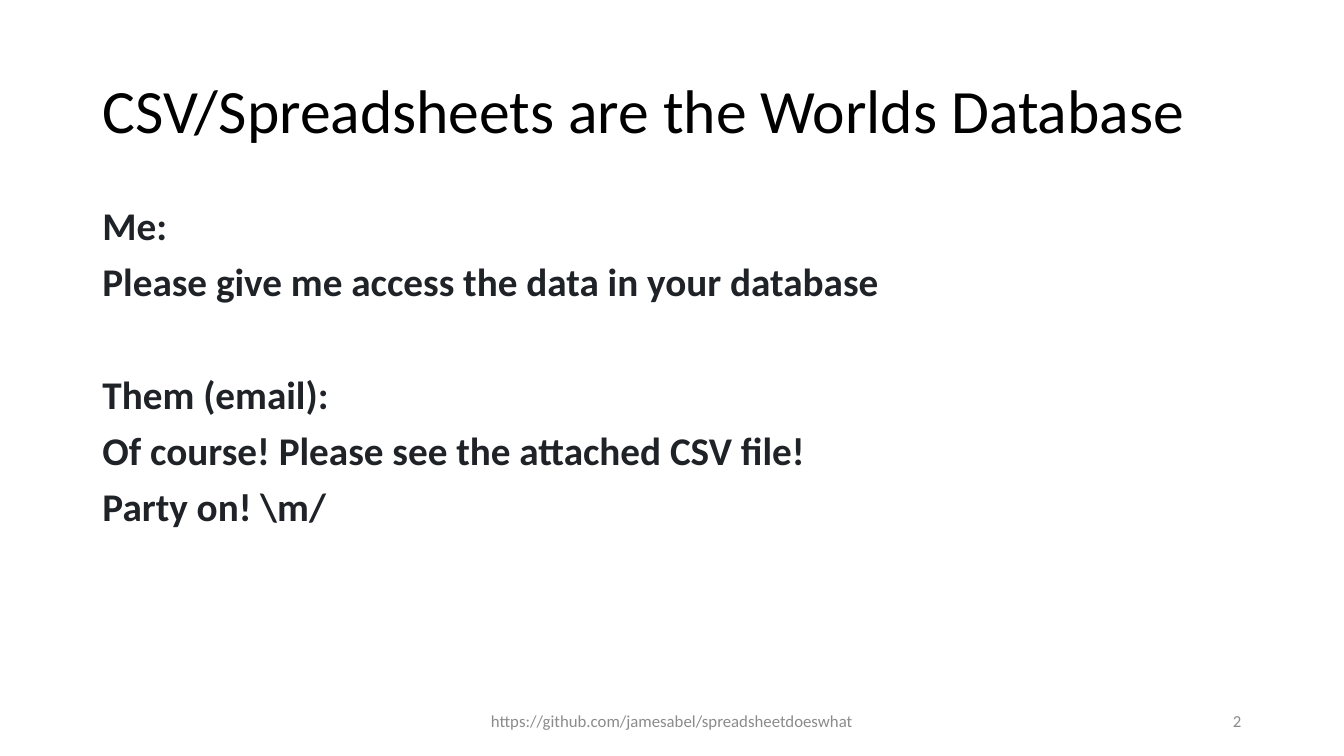
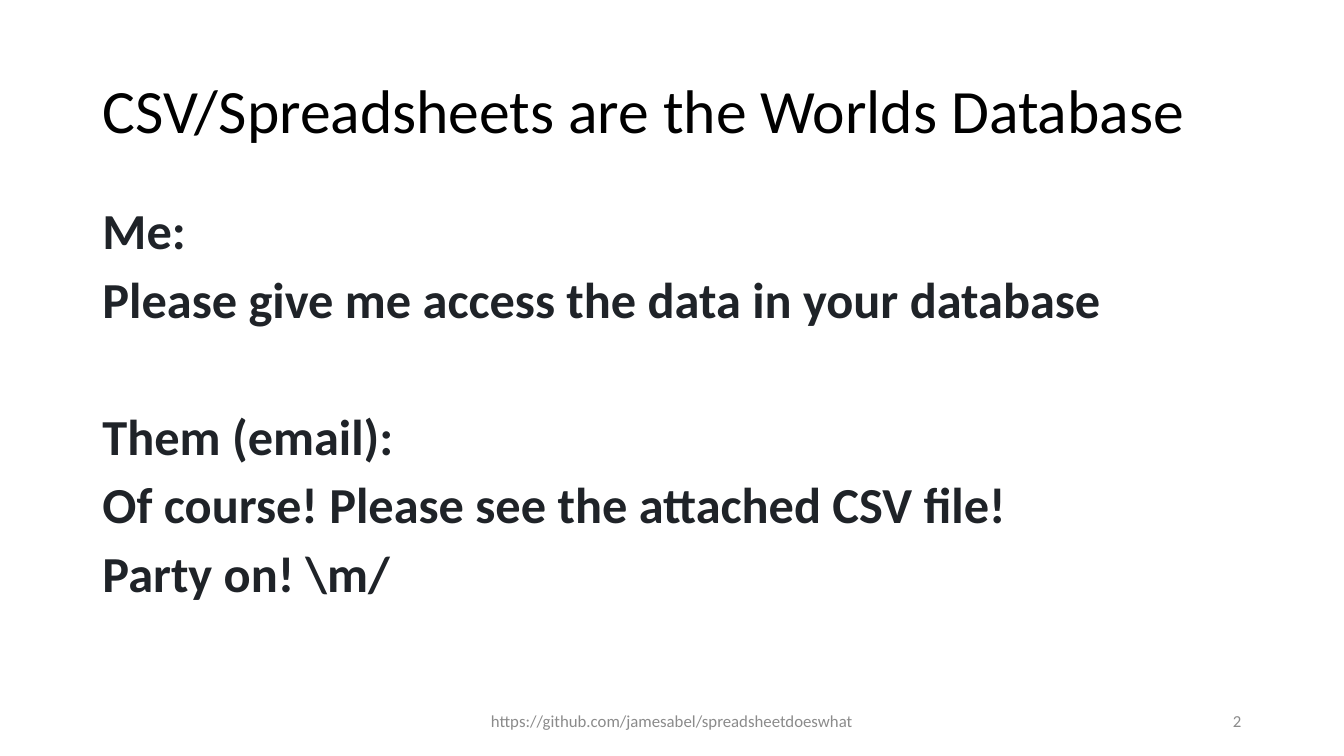
Before and after one commit to jamesabel/spreadsheetdoeswhat, a slide deck: slide 2 of SF Python SpreadsheetDoesWhat.pptx. Drawn at 1344x756 pixels with LibreOffice and Linux fonts; fonts in the diff are those of the drawing. Boxes give left, top, right and bottom in pixels: in the first picture for what was removed or moved away, otherwise in the second. Text is boxed around its words. In the diff, an @@ line names an element or a change of style, - is before the commit and + after.

```diff
--- a/SF Python SpreadsheetDoesWhat.pptx
+++ b/SF Python SpreadsheetDoesWhat.pptx
@@ text "Me:" at (x1=102, y1=216, x2=1101, y2=600): size 28 to 36 pt @@
```
Also in this commit, not shown: 2 other slides changed, 1 other file.
